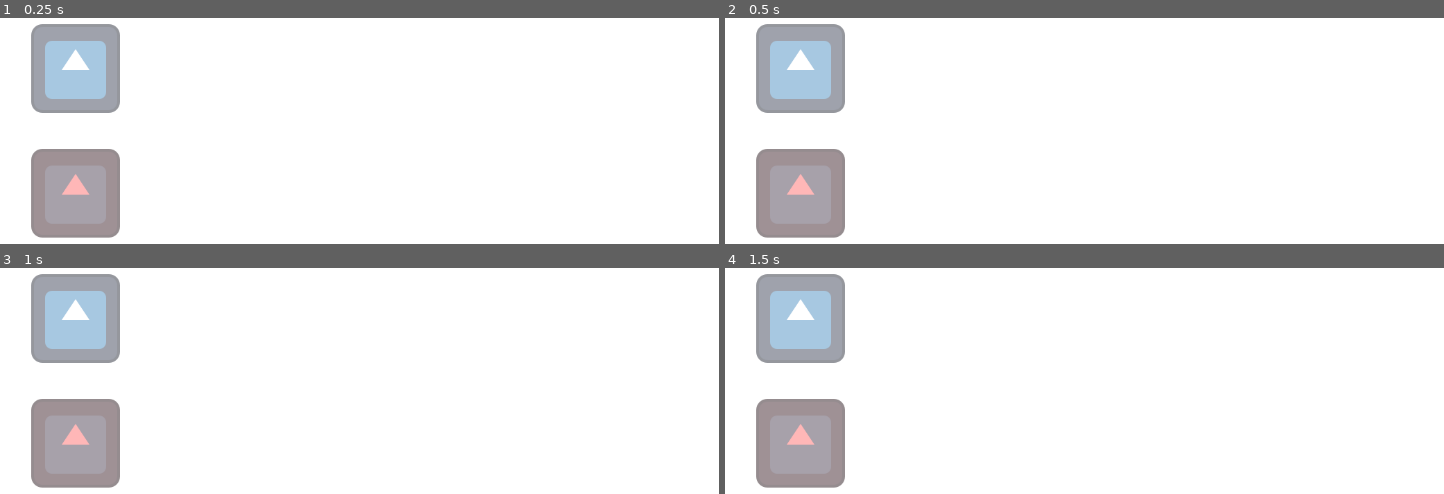
Above: before the commit, frames 1-4 (two rows, left to right).
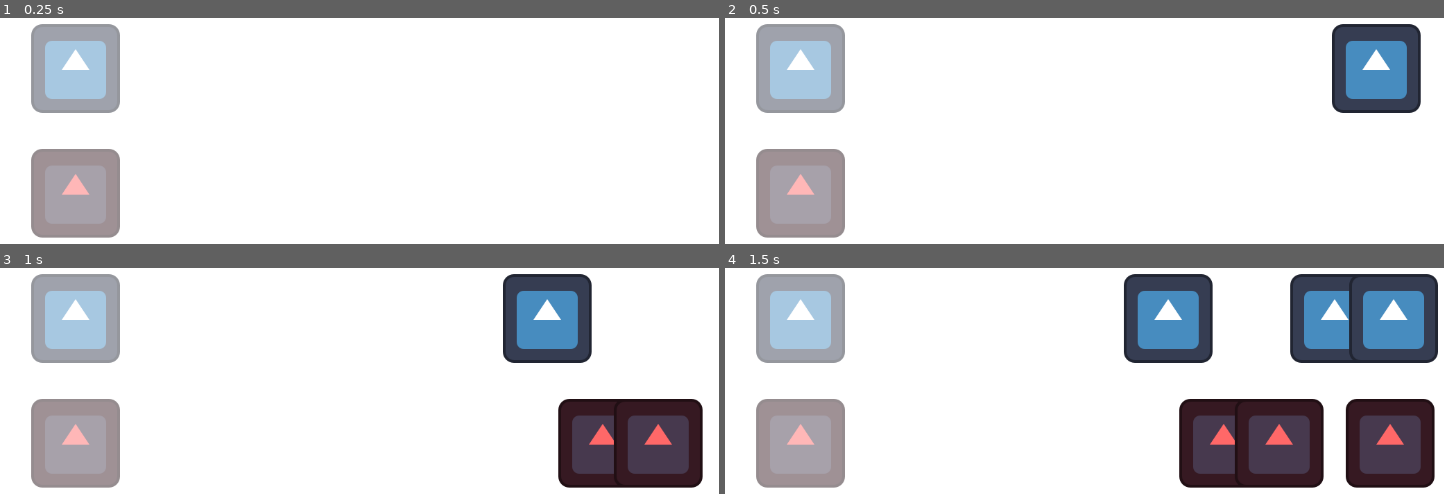
Above: after the commit, the same moments.

Repository: notfroogs/Sardine-Studio
Game: Godot game, scene res://rhythm.tscn
Same seed, same stepped clock (60 frames per second), same inputs: the game is played once before the commit and once after it. The project has no main scene, so this scene is started directly. The engine's default icon, where the game draws it, is replaced by a stand-in: a white triangle on a blue panel in a dark square.
Inputs:
- Up to frame 1 (0.25 s): no input
- Up to frame 2 (0.5 s): no input
- Up to frame 3 (1 s): hold B (red_node_press) from 0.53 s (still down)
- Up to frame 4 (1.5 s): release B (red_node_press) at 1.28 s; tap V (white_node_press) at 1.35 s

Frame 1 is identical in both runs. In frame 2, 4.7% of the frame differs, in the area x 84-97%, y 2-43%; in frame 3, 13%; in frame 4, 25%, in the area x 55-100%, y 2-98%.
Error before the commit: Parse Error: Too few arguments for "store_notes()" call. Expected at least 2 but received 0. (res://rhythm.gd:30)

Commit message:
improve chart

Diff:
--- a/sardine-studio/rhythm.gd
+++ b/sardine-studio/rhythm.gd
@@ -4,56 +4,88 @@
 @onready var note_column_1: TextureRect = %NoteColumn1
 @onready var note_column_2: TextureRect = %NoteColumn2
 
+@onready var loaded_file := FileAccess.open(chart_text, FileAccess.READ)
+@onready var keys = (loaded_file.get_line()).split(",")
+
 @onready var timer1: Timer = $Timer
 @onready var timer2: Timer = $Timer2
 const NOTE = preload("uid://dilpgmxld0ree")
 
-var dictionary := {}
+var chart :Dictionary= {}
+var note_progress
+
+@onready var columns = {
+	1: note_column_1,
+	2: note_column_2,
+}
 
 func _ready():
 	#timer1.timeout.connect(generate)
 	#timer2.timeout.connect(generate_red)
-	var loaded_file := FileAccess.open(chart_text, FileAccess.READ)
-	if loaded_file:
 
-		var items = (loaded_file.get_line()).split(",")
+	if loaded_file != null:
+		chart = store_notes()
+		loaded_file.close()
 
-		while not loaded_file.eof_reached():
-			var contents = loaded_file.get_line().split(",")
+	note_progress = chart.duplicate()
+	#print("1:   " + str(note_progress))
 
+func store_notes():
+	var current_note = {}
+	var current_line = loaded_file.get_line()
+	#print(current_line)
 
+	if len(current_line) == 0:
+		return "END"
 
-func store_notes(items, line):
-	var current_note = {}
-	for i in range(items.len()):
-		current_note[items[i].strip_edges()] = line[i].strip_edges()
-		current_note["Next"] = store_notes()
+	var current_line_array = current_line.split(",")
+
+	for i in len(keys):
+		current_note[keys[i].strip_edges()] = current_line_array[i].strip_edges()
+	current_note["Next"] = store_notes()
+	#print(current_note)
 	return current_note
+
+var time_elasped : float
+
 
 func generate() -> void:
 	var icon = NOTE.instantiate()
-	note_column_1.add_child(icon)
-	#print(typeof(icon))
-	icon.position.x = icon.time * 300.0
-
-func generate_red() -> void:
-	var icon = NOTE.instantiate()
-	note_column_2.add_child(icon)
+	match int(note_progress["Column"]):
+		1:
+			columns[1].add_child(icon)
+		2:
+			columns[2].add_child(icon)
+		3:
+			pass
+		4:
+			pass
 	icon.position.x = icon.time * 300.0
 
 func _process(delta: float) -> void:
-	for note in note_column_1.get_children():
-		note.time -= delta
-		note.position.x = note.time * 300.0
+	time_elasped += delta
 
-	for note in note_column_2.get_children():
-		note.time -= delta
-		note.position.x = note.time * 300.0
+	for column in columns.values():
+		for note in column.get_children():
+			note.time -= delta
+			note.position.x = note.time * 300.0
 
-	if note_column_1.get_child_count() != 0:
-		miss_check(note_column_1.get_child(0))
-	if note_column_2.get_child_count() != 0:
-		miss_check(note_column_2.get_child(0))
+
+	for column in columns.values():
+		if column.get_child_count() != 0:
+			miss_check(column.get_child(0))
+
+
+	#print(note_progress)
+
+	if float(note_progress["Time"]) < time_elasped:
+		time_elasped = 0.0
+		#print(note_progress)
+		if type_string(typeof(note_progress["Next"])) == "Dictionary":
+			generate()
+			note_progress = note_progress["Next"]
+		elif note_progress["Next"] == "END":
+			get_tree().quit()
 
 func miss_check(note) -> void:
 	if note == null:
--- a/sardine-studio/rhythm.tscn
+++ b/sardine-studio/rhythm.tscn
@@ -11,7 +11,6 @@
 grow_horizontal = 2
 grow_vertical = 2
 script = ExtResource("1_b12pq")
-chart_text = null
 
 [node name="Background" type="ColorRect" parent="."]
 layout_mode = 1
--- a/sardine-studio/test_saving.gd
+++ b/sardine-studio/test_saving.gd
@@ -1,13 +1,13 @@
 extends Node
 
 func _ready() -> void:
-	#var data := {"level": 7, "experience": 1500, "inventory": ["sword", "shield"]}
-	#var file := FileAccess.open("res://chart1.txt", FileAccess.WRITE)
-	#if file != null:
-		#file.store_var(data)
-		#file.close()
 	var loaded_file := FileAccess.open("res://chart1.txt", FileAccess.READ)
 	print(type_string(typeof(loaded_file)))
+	print(loaded_file.get_line())
+	print(loaded_file.get_line())
+	print(len(loaded_file.get_line()))
+	#print(type_string(typeof(loaded_file.get_line())))
+	print(loaded_file.get_line())
 	#if loaded_file:
 		#while not loaded_file.eof_reached():
 			#var content = loaded_file.get_line()
Not shown, changed: sardine-studio/chart1.txt
